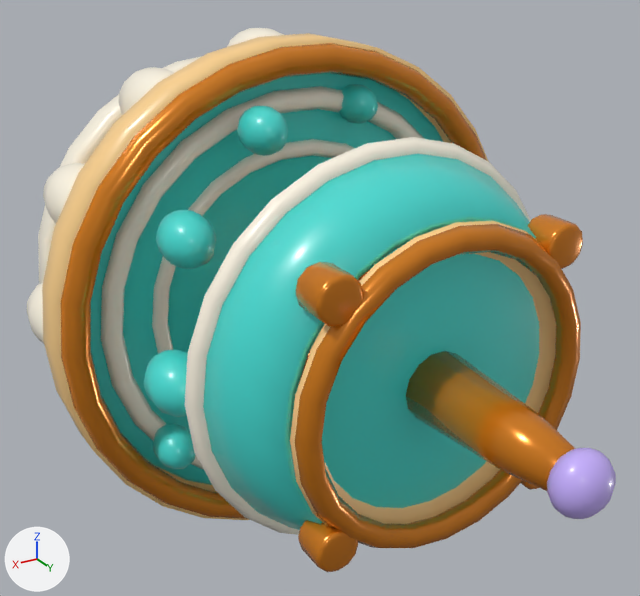
One commit to the Blender file ArtSource/Blender/PremiumFurniture/PatioWaterFountain_Source.blend: the scene before it, then after it.
Both versions are drawn from a camera (50 mm lens) standing at (0.622, 1.372, 0.533) and looking at (0.037, 0.398, 0.046). Lighting does not change. The marker at lower left points along +X, +Y and +Z. The older version comes first.

Objects in the first picture: 'PatioWaterFountain', 'PatioWaterFountainWater'.
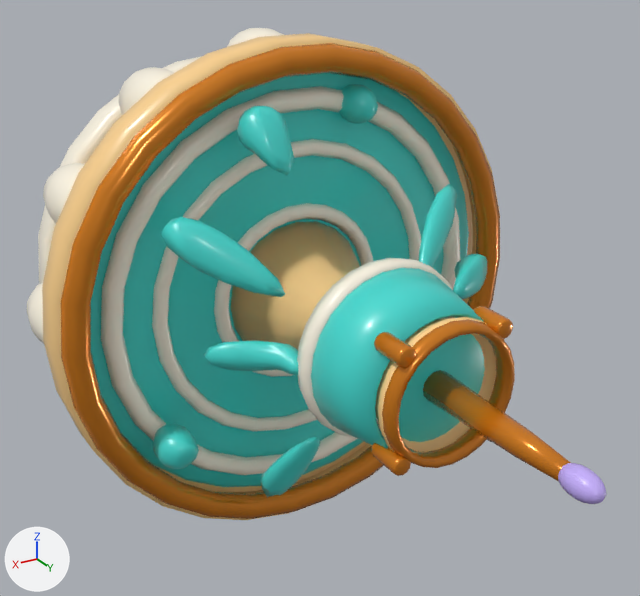
What differs and where, as boxes [x1, y1, x2, y2] in the pictures (640 x 596 px; the box of a moved part takes in the faces that stretch with it):
'PatioWaterFountainWater', reshaped (12% narrower, 8% shorter): before [91, 73, 539, 535]; after [91, 73, 487, 497]
'PatioWaterFountain', reshaped (10% shorter): before [27, 28, 616, 572]; after [27, 28, 607, 520]
part 1 of me_patiowaterfountainmesh, moved or reshaped: before [290, 221, 556, 526]; after [375, 317, 496, 452]
part 2 of me_patiowaterfountainmesh, moved or reshaped: before [295, 224, 581, 548]; after [382, 319, 515, 468]
part 3 of me_patiowaterfountainmesh, moved or reshaped: before [295, 262, 363, 326]; after [374, 332, 416, 368]
part 4 of me_patiowaterfountainmesh, moved or reshaped: before [528, 214, 583, 269]; after [474, 306, 513, 339]
part 5 of me_patiowaterfountainmesh, moved or reshaped (not visible afterwards): before [521, 481, 539, 490]
part 6 of me_patiowaterfountainmesh, moved or reshaped: before [298, 520, 358, 572]; after [371, 443, 411, 476]
part 7 of me_patiowaterfountainmesh, moved or reshaped: before [406, 351, 575, 491]; after [423, 370, 571, 481]
part 8 of me_patiowaterfountainmesh, moved or reshaped: before [547, 448, 616, 519]; after [558, 463, 607, 504]
part 9 of me_patiowaterfountainmesh, moved or reshaped (mostly hidden before): before [298, 270, 369, 385]; after [231, 222, 360, 350]
part 10 of me_patiowaterfountainwatermesh, moved or reshaped: before [322, 253, 539, 508]; after [399, 334, 485, 442]
part 11 of me_patiowaterfountainwatermesh, moved or reshaped: before [203, 154, 536, 530]; after [311, 268, 483, 449]
part 12 of me_patiowaterfountainwatermesh, moved or reshaped: before [185, 137, 531, 535]; after [297, 258, 455, 438]
part 13 of me_patiowaterfountainwatermesh, moved or reshaped: before [159, 433, 195, 469]; after [159, 416, 377, 497]
part 14 of me_patiowaterfountainwatermesh, moved or reshaped: before [156, 106, 288, 269]; after [161, 106, 295, 297]
part 15 of me_patiowaterfountainwatermesh, moved or reshaped: before [143, 349, 188, 417]; after [204, 341, 298, 375]
part 16 of me_patiowaterfountainwatermesh, moved or reshaped (not visible before): after [419, 184, 457, 267]
part 17 of me_patiowaterfountainwatermesh, moved or reshaped (not visible before): after [453, 254, 487, 299]

The change, as a list of edits to the scene's bpy script:
```text
Change me_patiowaterfountainmesh:
    where me_patiowaterfountainmesh.from_pydata(...)  # 4768 vertices, 4924 faces; spans x -0.384..0.384, y 0.0..0.886, z -0.384..0.384
    me_patiowaterfountainmesh part 1: the loose piece of 146 vertices spanning x -0.217..0.217, y 0.52..0.647, z -0.217..0.217 is scaled about its middle by (0.45, 1, 0.45)
    me_patiowaterfountainmesh part 2: the loose piece of 144 vertices spanning x -0.215..0.215, y 0.625..0.655, z -0.215..0.215 is scaled about its middle by (0.45, 1, 0.45)
    me_patiowaterfountainmesh part 3: the loose piece of 160 vertices spanning x 0.134..0.192, y 0.6..0.652, z 0.134..0.192 is scaled about the mesh origin by (0.45, 1, 0.45)
    me_patiowaterfountainmesh part 4: the loose piece of 160 vertices spanning x -0.192..-0.134, y 0.6..0.652, z 0.134..0.192 is scaled about the mesh origin by (0.45, 1, 0.45)
    me_patiowaterfountainmesh part 5: the loose piece of 160 vertices spanning x -0.192..-0.134, y 0.6..0.652, z -0.192..-0.134 is scaled about the mesh origin by (0.45, 1, 0.45)
    me_patiowaterfountainmesh part 6: the loose piece of 160 vertices spanning x 0.134..0.192, y 0.6..0.652, z -0.192..-0.134 is scaled about the mesh origin by (0.45, 1, 0.45)
    me_patiowaterfountainmesh part 7: the loose piece of 86 vertices spanning x -0.048..0.048, y 0.601..0.851, z -0.047..0.047 is scaled about its middle by (0.45, 1, 0.45)
    me_patiowaterfountainmesh part 8: the loose piece of 128 vertices spanning x -0.037..0.037, y 0.826..0.886, z -0.038..0.038 is scaled about its middle by (0.45, 1, 0.45)
    me_patiowaterfountainmesh part 9: 240 of 4768 vertices moved; they spanned x -0.116..0.116, y 0.414..0.556, z -0.116..0.116 and now span x -0.065..0.065, y 0.414..0.556, z -0.065..0.065; mean shift (0.0, 0.0, 0.0); largest move (0.116, 0.544, 0.0) -> (0.052, 0.544, 0.0)
Change me_patiowaterfountainwatermesh:
    where me_patiowaterfountainwatermesh.from_pydata(...)  # 1932 vertices, 1962 faces; spans x -0.342..0.342, y 0.244..0.625, z -0.344..0.344
    me_patiowaterfountainwatermesh part 10: the loose piece of 192 vertices spanning x -0.182..0.182, y 0.596..0.616, z -0.182..0.182 is scaled about its middle by (0.45, 1, 0.45)
    me_patiowaterfountainwatermesh part 11: the loose piece of 156 vertices spanning x -0.274..0.274, y 0.497..0.625, z -0.272..0.272 is scaled about its middle by (0.45, 1, 0.45)
    me_patiowaterfountainwatermesh part 12: the loose piece of 156 vertices spanning x -0.286..0.286, y 0.484..0.516, z -0.284..0.284 is scaled about its middle by (0.45, 1, 0.45)
    me_patiowaterfountainwatermesh part 13: 138 of 1932 vertices moved; they spanned x -0.122..0.254, y 0.352..0.479, z -0.304..-0.16 and now span x -0.087..0.25, y 0.352..0.479, z -0.292..-0.105; mean shift (0.011, 0.0, 0.075); largest move (-0.101, 0.456, -0.289) -> (-0.045, 0.456, -0.13)
    me_patiowaterfountainwatermesh part 14: 96 of 1932 vertices moved; they spanned x 0.059..0.261, y 0.351..0.44, z 0.129..0.305 and now span x 0.058..0.245, y 0.351..0.44, z 0.079..0.301; mean shift (-0.041, 0.0, -0.034); largest move (0.227, 0.44, 0.165) -> (0.115, 0.44, 0.083)
    me_patiowaterfountainwatermesh part 15: 72 of 1932 vertices moved; they spanned x 0.234..0.31, y 0.39..0.498, z -0.04..0.04 and now span x 0.105..0.214, y 0.39..0.498, z -0.022..0.022; mean shift (-0.127, 0.0, 0.0); largest move (0.31, 0.461, 0.0) -> (0.14, 0.461, 0.0)
    me_patiowaterfountainwatermesh part 16: 72 of 1932 vertices moved; they spanned x -0.26..-0.189, y 0.358..0.459, z 0.126..0.201 and now span x -0.222..-0.092, y 0.358..0.459, z 0.066..0.166; mean shift (0.072, 0.0, -0.053); largest move (-0.247, 0.45, 0.163) -> (-0.111, 0.45, 0.074)
    me_patiowaterfountainwatermesh part 17: 41 of 1932 vertices moved; they spanned x -0.318..-0.255, y 0.351..0.401, z -0.033..0.033 and now span x -0.297..-0.204, y 0.351..0.401, z -0.032..0.032; mean shift (0.037, 0.0, 0.0); largest move (-0.286, 0.401, 0.0) -> (-0.206, 0.401, 0.0)
```
